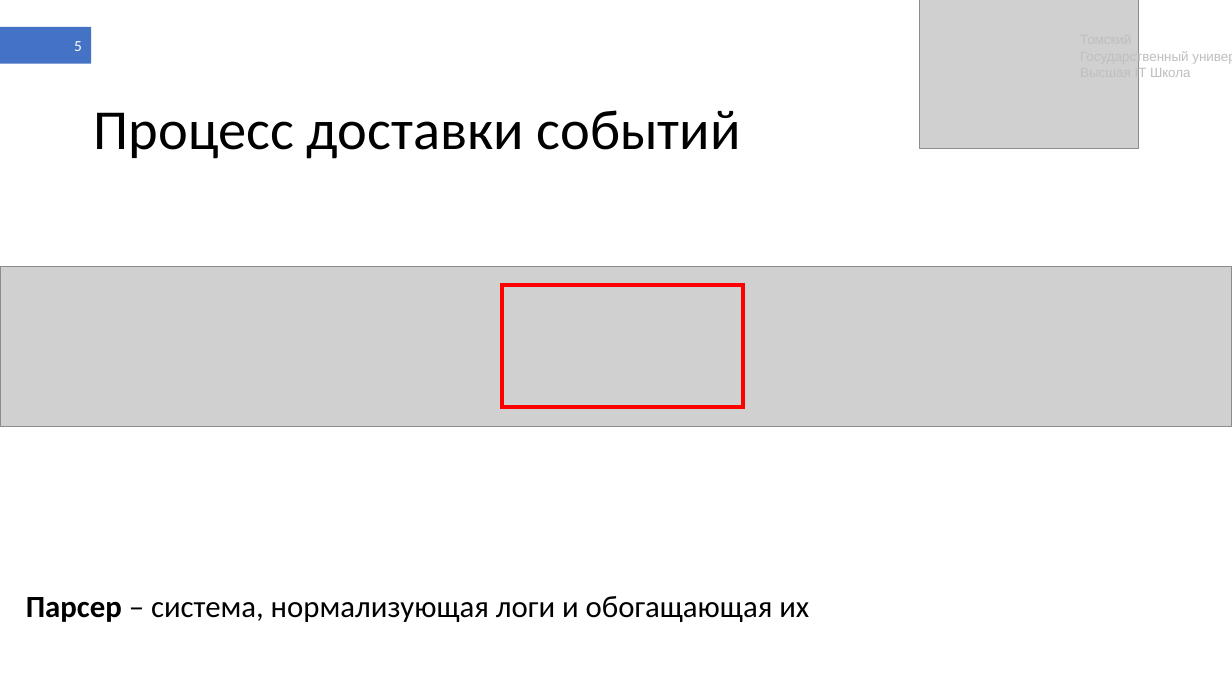
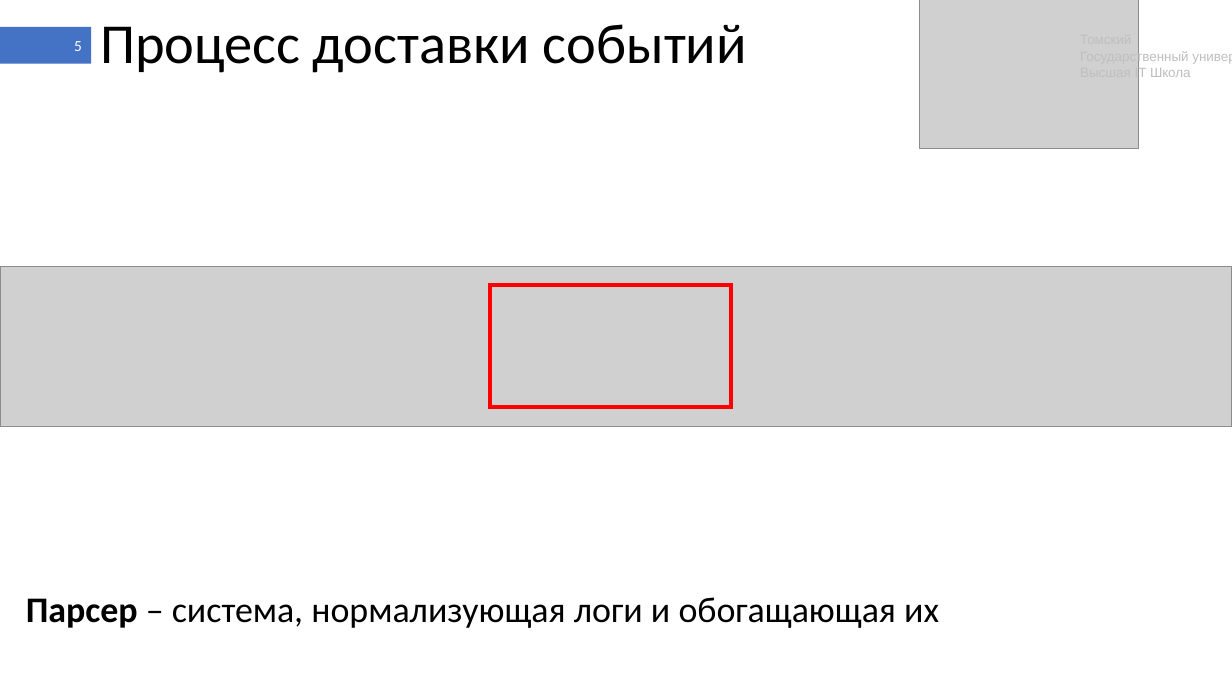
Before and after one commit to shameoff/GraduateWork, a slide deck: slide 5 of Презентация ВКР (в шаблоне).pptx. Drawn at 1232x693 pixels with LibreOffice and Linux fonts; fonts in the diff are those of the drawing; grey boxes stand for pictures. Boxes give left, top, right and bottom in pixels: in the first picture for what was removed or moved away, otherwise in the second. Text is boxed around its words. In the diff, an @@ line names an element or a change of style, - is before the commit and + after.

```diff
--- a/Презентация ВКР (в шаблоне).pptx
+++ b/Презентация ВКР (в шаблоне).pptx
@@ title "Процесс доставки событий" moved from (x1=94, y1=110, x2=741, y2=159) to (x1=100, y1=24, x2=747, y2=73) @@
@@ rectangle moved from (x1=502, y1=286, x2=743, y2=408) to (x1=490, y1=286, x2=731, y2=408) @@
@@ text "Парсер – система, нормализующая логи ..." at (x1=26, y1=597, x2=939, y2=628): size 24 to 28 pt @@
```
Also in this commit, not shown: 38 other slides changed, 1 other file.
